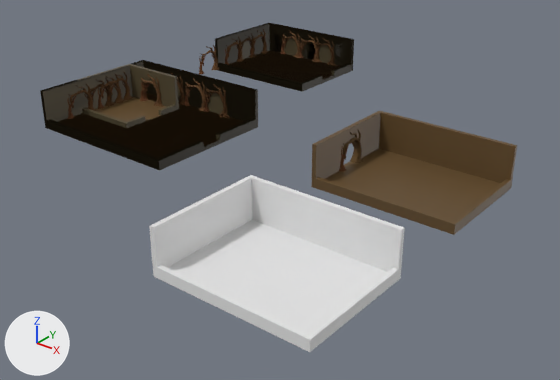
One commit to the FBX model _Project/Assets/3_3DAssets/Background Models/salaMedianaCuatroPuertasNaturaleza.fbx: the scene before it, then after it.
Camera for both pictures: a 50 mm camera at (99.2, -102.2, 44.1) aimed at (35.2, -22.2, -5.5). The axes (+X, +Y, +Z) are drawn at lower left. The lights are the same throughout. The picture after the commit comes second. Where no turn or scale is listed for an object, it has been applied to the vertices.
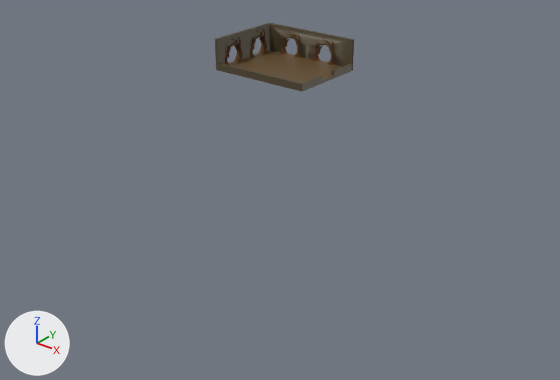
Commit message: Corrección modelado salas medianas
Se ha hecho el modelado de las salas medianas del bioma de la naturaleza.

What differs and where, as boxes (x1, y1, x2, y2) in the pictures (560 x 380 px):
'Cubo.003', deleted
    before: (149, 175, 405, 352)
'Cubo.002', deleted (brown)
    before: (311, 111, 517, 235)
'Cubo.027', deleted
    before: (40, 60, 258, 170)
'Cubo.007', deleted
    before: (215, 23, 353, 92)
'Cubo.023', deleted
    before: (40, 60, 258, 166)
'Cubo.034', deleted
    before: (62, 94, 243, 157)
'Cubo.033', deleted
    before: (59, 93, 245, 158)
'Cubo.035', deleted (brown)
    before: (77, 64, 179, 128)
'Cubo.019', deleted
    before: (47, 61, 258, 166)
'Cubo.032', deleted (mostly hidden)
    before: (58, 92, 243, 158)
'Cubo.010', deleted
    before: (218, 24, 354, 91)
'Cubo.038', deleted (brown)
    before: (96, 97, 165, 122)
'Cubo.013', deleted
    before: (230, 50, 332, 74)
'Cubo', deleted
    before: (343, 129, 363, 163)
'Cubo.030', deleted
    before: (206, 84, 230, 118)
'Cubo.036', deleted
    before: (141, 74, 164, 107)
'Cubo.022', deleted
    before: (185, 78, 206, 111)
'Cubo.031', deleted
    before: (68, 83, 96, 111)
'Cubo.024', deleted
    before: (88, 77, 115, 106)
'Cubo.037', deleted
    before: (100, 75, 124, 103)
'Cubo.028', deleted
    before: (108, 72, 133, 100)
'Cubo.001', deleted
    before: (200, 45, 219, 70)
'Cubo.006', deleted
    before: (301, 34, 321, 62)
'Cubo.025', deleted
    before: (171, 72, 185, 105)
'Cubo.012', deleted
    before: (283, 31, 301, 58)
'Cubo.008', deleted
    before: (239, 34, 256, 58)
'ARBOL', deleted
    before: (339, 145, 349, 171)
'ARBOL.019', deleted
    before: (140, 82, 150, 101)
'ARBOL.018', deleted
    before: (67, 96, 76, 119)
'ARBOL.020', deleted
    before: (98, 88, 105, 109)
'ARBOL.017', deleted
    before: (204, 90, 212, 112)
'ARBOL.011', deleted
    before: (184, 84, 193, 106)
'Cube.001', deleted
    before: (199, 55, 206, 74)
'Cubo.016', unchanged, uncovered by the edit
    before: (216, 24, 354, 71)
    after: (215, 23, 354, 92)
'Cubo.018', unchanged, uncovered by the edit
    before: (229, 52, 337, 81)
    after: (229, 50, 341, 83)

What the commit changed:
Object 'ARBOL' (ob_arbol) is deleted.
Object 'Cubo.032' (ob_cubo_032) is deleted.
Object 'Cubo.002' (ob_cubo_002) is deleted.
Object 'ARBOL.020' (ob_arbol_020) is deleted.
Object 'Cubo.013' (ob_cubo_013) is deleted.
Object 'Cubo.024' (ob_cubo_024) is deleted.
Object 'Cube.001' (ob_cube_001) is deleted.
Object 'Cubo.037' (ob_cubo_037) is deleted.
Object 'Cubo.003' (ob_cubo_003) is deleted.
Object 'ARBOL.017' (ob_arbol_017) is deleted.
Object 'ARBOL.019' (ob_arbol_019) is deleted.
Object 'Cubo.019' (ob_cubo_019) is deleted.
Object 'ARBOL.011' (ob_arbol_011) is deleted.
Object 'Cubo.028' (ob_cubo_028) is deleted.
Object 'Cubo.010' (ob_cubo_010) is deleted.
Object 'Cubo.036' (ob_cubo_036) is deleted.
Object 'Cubo.033' (ob_cubo_033) is deleted.
Object 'Cubo.031' (ob_cubo_031) is deleted.
Object 'Cubo.007' (ob_cubo_007) is deleted.
Object 'Cubo.023' (ob_cubo_023) is deleted.
Object 'Cubo.034' (ob_cubo_034) is deleted.
Object 'Cubo.038' (ob_cubo_038) is deleted.
Object 'Cubo.012' (ob_cubo_012) is deleted.
Object 'Cubo.006' (ob_cubo_006) is deleted.
Object 'Cubo.008' (ob_cubo_008) is deleted.
Object 'Cubo.027' (ob_cubo_027) is deleted.
Object 'Cubo.030' (ob_cubo_030) is deleted.
Object 'Cubo.035' (ob_cubo_035) is deleted.
Object 'Cubo.025' (ob_cubo_025) is deleted.
Object 'Cubo.001' (ob_cubo_001) is deleted.
Object 'Cubo.022' (ob_cubo_022) is deleted.
Object 'ARBOL.018' (ob_arbol_018) is deleted.
Object 'Cubo' (ob_cubo) is deleted.
